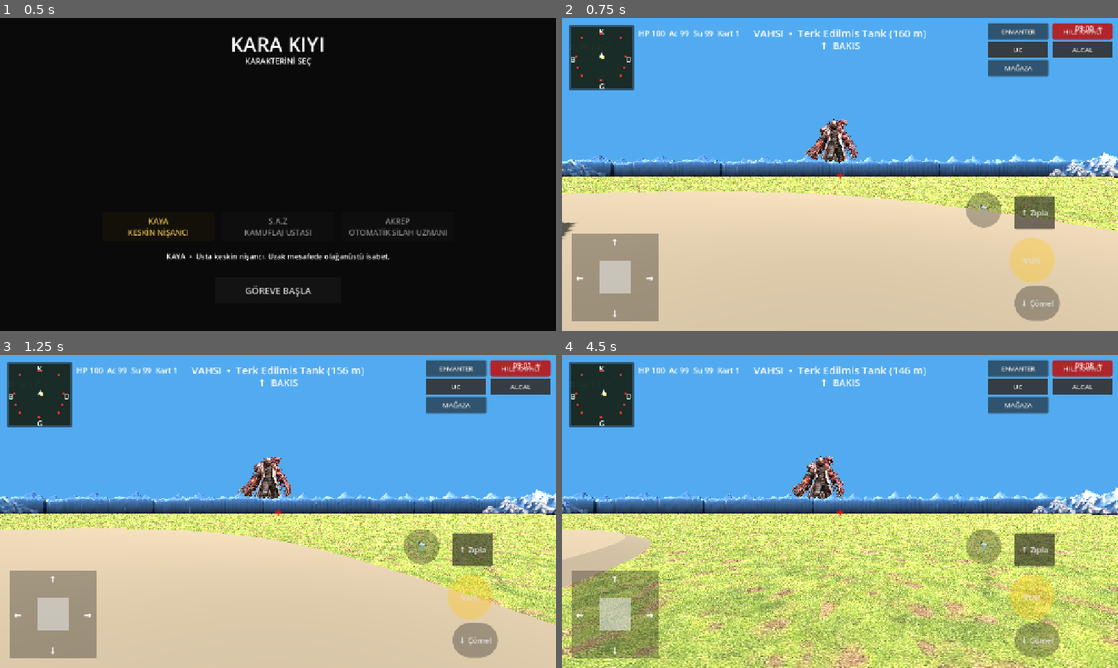
Above: before the commit, frames 1-4 (two rows, left to right).
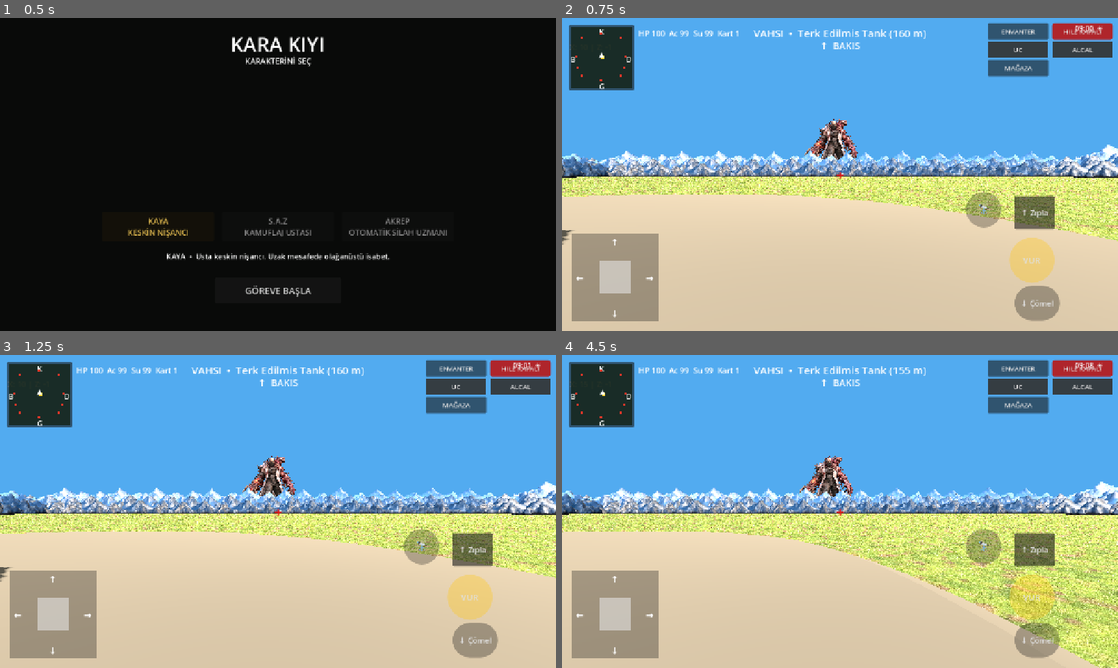
Above: after the commit, the same moments.

Repository: cantrsx-blip/GrayCardWars
Game: Godot game, scene res://scenes/Intro.tscn
The game is run twice, just before and just after one commit, with the same random seed, the same clock (stepped at 60 frames per second) and the same inputs.
Inputs (mouse positions are in pixels of both pictures, inside the frame that each line leads up to):
- Up to frame 1 (0.5 s): no input
- Up to frame 2 (0.75 s): click "GÖREVE BAŞLA" at 0.5 s
- Up to frame 3 (1.25 s): no input
- Up to frame 4 (4.5 s): click "↑ Zıpla" at 1.25 s; tap Enter at 2 s; move the mouse to (962, 495) at 2.02 s; hold D (move_right) 2.03-2.75 s; hold B (build_boat) 2.03-2.75 s; click (962, 495) at 2.17 s; drag from (728, 527) to (812, 574) at 2.77 s; click "ENVANTER" at 3.5 s; click "✕" at 4.25 s

Frame 1 is identical in both runs. In frame 2, 13% of the frame differs, in the area x 0-100%, y 32-73%; in frame 3, 17%; in frame 4, 48%, in the area x 0-100%, y 4-100%.

Commit message:
Fix jump mountain collision orientation and increase mountain size

Diff:
--- a/scripts/main.gd
+++ b/scripts/main.gd
@@ -725,11 +725,11 @@
 	var variation=absf(sin(sx*.071+sz*.113))
 	var old_height=11.0+variation*6.0
 	# Raise the new range substantially above the previous 66% test.
-	var target_height=old_height*1.15
+	var target_height=old_height*1.5333
 	var uniform_scale=target_height/bounds.size.y
 	model.scale=Vector3.ONE*uniform_scale
 	if absf(p.z)>=absf(p.x):
-		model.rotation_degrees.y=0.0 if p.z>0.0 else 180.0
+		model.rotation_degrees.y=180.0 if p.z>0.0 else 0.0
 	else:
 		model.rotation_degrees.y=90.0 if p.x<0.0 else -90.0
 	_ground_asset_to_terrain(model,p.x,p.z)
@@ -747,7 +747,8 @@
 	cs.shape=sh
 	cs.position=Vector3(0,20.0,0)
 	barrier.add_child(cs)
-	model.add_child(barrier)
+	barrier.position=p
+	add_child(barrier)
 
 
 func _build_settlement_areas() -> void:
@@ -2095,7 +2096,9 @@
 	# Terrain is procedural rather than a physics floor, so allow jump when standing at
 	# terrain height as well as on foundation/roof/stair collisions.
 	var ground_y=height_at(player.position.x,player.position.z)+PLAYER_HEIGHT
-	if player.is_on_floor() or absf(player.position.y-ground_y)<.12:
+	var standing_on_terrain=player.position.y<=ground_y+0.25 and player.velocity.y<=0.05
+	if player.is_on_floor() or standing_on_terrain:
+		player.position.y=maxf(player.position.y,ground_y+0.02)
 		player.velocity.y=7.2
 		_play_sfx("jump")
 
